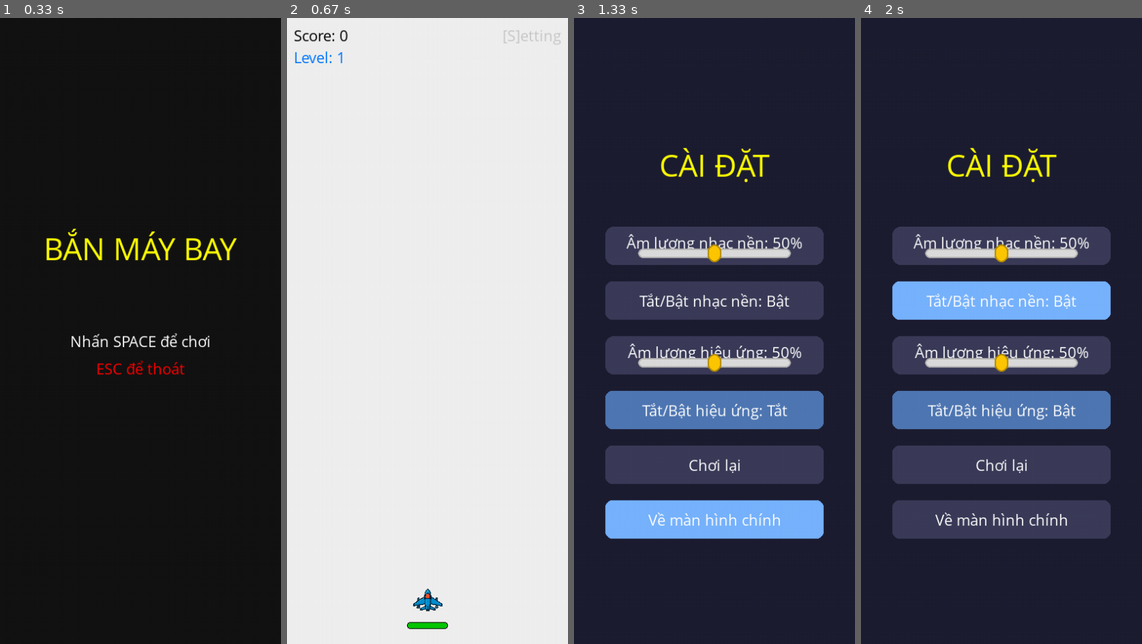
Above: before the commit, frames 1-4 (left to right).
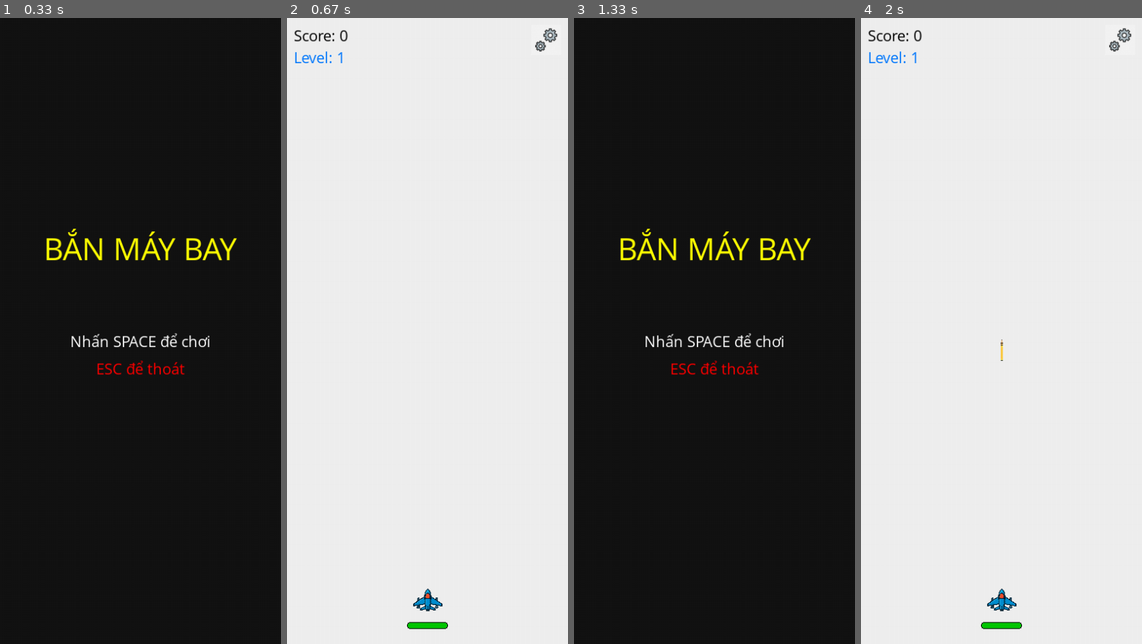
Above: after the commit, the same moments.

Repository: Shooting-plane/project-python
Game: pygame game, started from game project/main.py
Two runs of this game, one before a commit and one after it. Both use one fixed random seed, a clock stepped at 60 frames per second and the inputs below.
Inputs (mouse positions are in pixels of both pictures, inside the frame that each line leads up to):
- Up to frame 1 (0.33 s): no input
- Up to frame 2 (0.67 s): tap Space at 0.33 s
- Up to frame 3 (1.33 s): tap S at 0.67 s; press the mouse at (714, 412) at 1.03 s; move the mouse to (720, 474) at 1.13 s; release the mouse at (725, 537) at 1.27 s
- Up to frame 4 (2 s): move the mouse to (911, 212) at 1.37 s; tap Space at 1.4, 1.7 s; press the mouse at (1001, 412) at 1.87 s; move the mouse to (1007, 299) at 1.97 s

Frame 1 is identical in both runs. In frame 2, 0.2% of the frame differs, in the area x 77-98%, y 1-6%; in frame 3, 100%, in the area x 0-100%, y 0-100%; in frame 4, 98%.

Commit message:
thêm bánh răng và menu setting

Diff:
--- a/game project/main.py
+++ b/game project/main.py
@@ -87,6 +87,11 @@
 sfx_volume = 0.5
 music_muted = False
 sfx_muted = False
+
+# Thêm biến toàn cục cho vùng bánh răng
+GEAR_RECT = pygame.Rect(WIDTH-54, 10, 44, 44)
+GEAR_IMG = pygame.image.load("assets/gear.png").convert_alpha()
+GEAR_IMG = pygame.transform.smoothscale(GEAR_IMG, (44, 44))
 
 def load_level(level_num):
     try:
@@ -127,24 +132,37 @@
     screen.blit(esc, (WIDTH // 2 - esc.get_width() // 2, HEIGHT // 2 + 40))
 
 def draw_slider(surface, x, y, w, h, value, label, selected, mouse_on):
+    # Màu nền box
     color_bg = (60, 60, 90) if not selected else (80, 120, 180)
     color_bg = (120, 180, 255) if mouse_on else color_bg
-    pygame.draw.rect(surface, color_bg, (x, y, w, h), border_radius=12)
+    pygame.draw.rect(surface, color_bg, (x, y, w, h), border_radius=16)
     slider_w = int(w * 0.7)
     slider_x = x + (w - slider_w)//2
-    slider_y = y + 32  # Đặt slider thấp hơn một chút
-    # Vẽ label căn giữa theo slider
-    text = font.render(f"{label}: {int(value*100)}%", True, (255,255,255))
+    slider_y = y + 32
+    slider_h = 14
+    # Vẽ label căn giữa
+    text = font.render(f"{label}", True, (255,255,255))
     text_x = slider_x + slider_w//2 - text.get_width()//2
     text_y = y + 8
     surface.blit(text, (text_x, text_y))
-    # Vẽ thanh trượt phía dưới label
-    pygame.draw.rect(surface, (220,220,220), (slider_x, slider_y, slider_w, 14), border_radius=7)
-    pygame.draw.rect(surface, (180,180,180), (slider_x, slider_y, slider_w, 14), 2, border_radius=7)
-    # Vẽ nút trượt
-    knob_x = slider_x + int(value * (slider_w-20))
-    pygame.draw.rect(surface, (255, 200, 0), (knob_x, slider_y-6, 20, 26), border_radius=10)
-    pygame.draw.rect(surface, (180, 140, 0), (knob_x, slider_y-6, 20, 26), 2, border_radius=10)
+    # Vẽ icon loa nhỏ đầu thanh
+    icon_center = (slider_x-24, slider_y+slider_h//2)
+    pygame.draw.circle(surface, (200,200,200), icon_center, 10)
+    pygame.draw.polygon(surface, (80,80,80), [ (slider_x-30,slider_y+slider_h//2-6), (slider_x-18,slider_y+slider_h//2), (slider_x-30,slider_y+slider_h//2+6) ])
+    # Vẽ gradient cho thanh slider
+    for i in range(slider_w):
+        c = 180 + int(40*i/slider_w)
+        pygame.draw.line(surface, (c,c,c), (slider_x+i, slider_y), (slider_x+i, slider_y+slider_h), 1)
+    pygame.draw.rect(surface, (180,180,180), (slider_x, slider_y, slider_w, slider_h), 2, border_radius=7)
+    # Nút kéo hình tròn
+    knob_radius = 18 if (selected or mouse_on) else 14
+    knob_x = slider_x + int(value * (slider_w-2*knob_radius)) + knob_radius
+    knob_y = slider_y + slider_h//2
+    pygame.draw.circle(surface, (255, 200, 0), (knob_x, knob_y), knob_radius)
+    pygame.draw.circle(surface, (180, 140, 0), (knob_x, knob_y), knob_radius, 3)
+    # Hiển thị giá trị phần trăm trên nút kéo
+    percent_text = font.render(f"{int(value*100)}%", True, (60,60,60))
+    surface.blit(percent_text, (knob_x-percent_text.get_width()//2, knob_y-percent_text.get_height()//2))
 
 def draw_button(surface, x, y, w, h, label, selected, mouse_on):
     color_bg = (60, 60, 90) if not selected else (80, 120, 180)
@@ -161,29 +179,26 @@
     box_w, box_h = 320, 56
     start_y = HEIGHT//3
     gap = 24
-    items = []
+    slider_items = []
+    button_items = []
     # Slider nhạc nền
-    items.append({'type':'slider', 'label':'Âm lượng nhạc nền', 'value':music_volume, 'rect':pygame.Rect(WIDTH//2-box_w//2, start_y, box_w, box_h)})
-    # Nút tắt/bật nhạc nền
-    items.append({'type':'button', 'label':f"Tắt/Bật nhạc nền: {'Tắt' if music_muted else 'Bật'}", 'rect':pygame.Rect(WIDTH//2-box_w//2, start_y+box_h+gap, box_w, box_h)})
+    slider_items.append({'type':'slider', 'label':'Âm lượng nhạc nền', 'value':music_volume, 'rect':pygame.Rect(WIDTH//2-box_w//2, start_y, box_w, box_h)})
     # Slider hiệu ứng
-    items.append({'type':'slider', 'label':'Âm lượng hiệu ứng', 'value':sfx_volume, 'rect':pygame.Rect(WIDTH//2-box_w//2, start_y+2*(box_h+gap), box_w, box_h)})
-    # Nút tắt/bật hiệu ứng
-    items.append({'type':'button', 'label':f"Tắt/Bật hiệu ứng: {'Tắt' if sfx_muted else 'Bật'}", 'rect':pygame.Rect(WIDTH//2-box_w//2, start_y+3*(box_h+gap), box_w, box_h)})
-    # Nút chơi lại
-    items.append({'type':'button', 'label':'Chơi lại', 'rect':pygame.Rect(WIDTH//2-box_w//2, start_y+4*(box_h+gap), box_w, box_h)})
-    # Nút về menu
-    items.append({'type':'button', 'label':'Về màn hình chính', 'rect':pygame.Rect(WIDTH//2-box_w//2, start_y+5*(box_h+gap), box_w, box_h)})
-    # Vẽ các item
-    for i, item in enumerate(items):
+    slider_items.append({'type':'slider', 'label':'Âm lượng hiệu ứng', 'value':sfx_volume, 'rect':pygame.Rect(WIDTH//2-box_w//2, start_y+box_h+gap, box_w, box_h)})
+    # Button chơi lại
+    button_items.append({'type':'button', 'label':'Chơi lại', 'rect':pygame.Rect(WIDTH//2-box_w//2, start_y+2*(box_h+gap), box_w, box_h)})
+    # Button về menu
+    button_items.append({'type':'button', 'label':'Về màn hình chính', 'rect':pygame.Rect(WIDTH//2-box_w//2, start_y+3*(box_h+gap), box_w, box_h)})
+    # Vẽ slider
+    for i, item in enumerate(slider_items):
         mouse_on = mouse_pos and item['rect'].collidepoint(mouse_pos)
-        if item['type'] == 'slider':
-            x, y, w, h = item['rect']
-            draw_slider(screen, x, y, w, h, item['value'], item['label'], selected_idx==i, mouse_on)
-        else:
-            x, y, w, h = item['rect']
-            draw_button(screen, x, y, w, h, item['label'], selected_idx==i, mouse_on)
-    return items
+        draw_slider(screen, item['rect'].x, item['rect'].y, item['rect'].w, item['rect'].h, item['value'], item['label'], selected_idx==i, mouse_on)
+    # Vẽ button
+    for j, item in enumerate(button_items):
+        mouse_on = mouse_pos and item['rect'].collidepoint(mouse_pos)
+        draw_button(screen, item['rect'].x, item['rect'].y, item['rect'].w, item['rect'].h, item['label'], selected_idx==j+len(slider_items), mouse_on)
+    # Trả về danh sách item đã hợp nhất để xử lý sự kiện
+    return slider_items + button_items
 
 # Vòng lặp chính
 running = True
@@ -206,12 +221,12 @@
         screen.fill(level_data.background_color)
 
     mouse_pos = pygame.mouse.get_pos() if game_state == STATE_SETTING else None
-    if game_state == STATE_MENU:
+    if game_state == STATE_SETTING:
+        setting_items = show_setting(selected_setting_idx, mouse_pos)
+    elif game_state == STATE_MENU:
         show_menu()
     elif game_state == STATE_GAMEOVER:
         show_gameover()
-    elif game_state == STATE_SETTING:
-        setting_items = show_setting(selected_setting_idx, mouse_pos)
     elif game_state == STATE_PLAYING:
         flash_health = health_flash_timer > 0
         # Hiệu ứng rung màn hình
@@ -272,9 +287,15 @@
             if player_health <= 0:
                 game_state = STATE_GAMEOVER
 
-        # Vẽ nút bánh răng (setting) góc trên phải
-        gear = font.render("[S]etting", True, (200,200,200))
-        screen.blit(gear, (WIDTH-gear.get_width()-10, 10))
+        # Vẽ icon bánh răng góc trên phải bằng ảnh
+        mouse_on_gear = GEAR_RECT.collidepoint(pygame.mouse.get_pos())
+        gear_img = GEAR_IMG.copy()
+        if mouse_on_gear:
+            # Làm sáng ảnh khi hover
+            arr = pygame.surfarray.pixels_alpha(gear_img)
+            arr[:] = arr * 0.7 + 255 * 0.3
+            del arr
+        screen.blit(gear_img, GEAR_RECT.topleft)
 
     # Update health flash timer
     if health_flash_timer > 0:
@@ -304,6 +325,8 @@
         if game_state == STATE_PLAYING:
             if event.type == pygame.KEYDOWN:
                 if event.key == pygame.K_s:
+                    selected_setting_idx = 0
+                    slider_drag = None
                     game_state = STATE_SETTING
             keys = pygame.key.get_pressed()
             current_time = pygame.time.get_ticks()
@@ -311,6 +334,12 @@
                 bullets.add(player.shoot())
                 shoot_sound.play()
                 last_shot_time = current_time
+            # Thêm xử lý bấm chuột vào bánh răng
+            elif event.type == pygame.MOUSEBUTTONDOWN and event.button == 1:
+                if GEAR_RECT.collidepoint(event.pos):
+                    selected_setting_idx = 0
+                    slider_drag = None
+                    game_state = STATE_SETTING
 
         if game_state == STATE_SETTING:
             if event.type == pygame.KEYDOWN:
@@ -318,36 +347,25 @@
                     slider_drag = None
                     game_state = STATE_PLAYING
                 elif event.key == pygame.K_UP:
-                    selected_setting_idx = (selected_setting_idx - 1) % 6
+                    selected_setting_idx = (selected_setting_idx - 1) % 4
                 elif event.key == pygame.K_DOWN:
-                    selected_setting_idx = (selected_setting_idx + 1) % 6
+                    selected_setting_idx = (selected_setting_idx + 1) % 4
                 elif selected_setting_idx == 0 and (event.key == pygame.K_LEFT or event.key == pygame.K_RIGHT):
                     # Chỉnh âm lượng nhạc nền
                     delta = 0.05 if event.key == pygame.K_RIGHT else -0.05
                     music_volume = min(max(music_volume + delta, 0), 1)
-                    if not music_muted:
-                        pygame.mixer.music.set_volume(music_volume)
-                elif selected_setting_idx == 1 and event.key == pygame.K_RETURN:
-                    # Tắt/bật nhạc nền
-                    music_muted = not music_muted
-                    pygame.mixer.music.set_volume(0 if music_muted else music_volume)
-                elif selected_setting_idx == 2 and (event.key == pygame.K_LEFT or event.key == pygame.K_RIGHT):
+                    pygame.mixer.music.set_volume(music_volume)
+                elif selected_setting_idx == 1 and (event.key == pygame.K_LEFT or event.key == pygame.K_RIGHT):
                     # Chỉnh âm lượng hiệu ứng
                     delta = 0.05 if event.key == pygame.K_RIGHT else -0.05
                     sfx_volume = min(max(sfx_volume + delta, 0), 1)
-                    if not sfx_muted:
-                        explode_sound.set_volume(sfx_volume)
-                        shoot_sound.set_volume(sfx_volume)
-                elif selected_setting_idx == 3 and event.key == pygame.K_RETURN:
-                    # Tắt/bật hiệu ứng
-                    sfx_muted = not sfx_muted
-                    explode_sound.set_volume(0 if sfx_muted else sfx_volume)
-                    shoot_sound.set_volume(0 if sfx_muted else sfx_volume)
-                elif selected_setting_idx == 4 and event.key == pygame.K_RETURN:
+                    explode_sound.set_volume(sfx_volume)
+                    shoot_sound.set_volume(sfx_volume)
+                elif selected_setting_idx == 2 and event.key == pygame.K_RETURN:
                     # Chơi lại
                     reset_game()
                     game_state = STATE_PLAYING
-                elif selected_setting_idx == 5 and event.key == pygame.K_RETURN:
+                elif selected_setting_idx == 3 and event.key == pygame.K_RETURN:
                     # Về màn hình chính
                     reset_game()
                     game_state = STATE_MENU
@@ -357,19 +375,10 @@
                         selected_setting_idx = i
                         if item['type'] == 'slider':
                             slider_drag = (i, event.pos[0] - item['rect'].x)
-                        elif i == 1:
-                            # Tắt/bật nhạc nền
-                            music_muted = not music_muted
-                            pygame.mixer.music.set_volume(0 if music_muted else music_volume)
-                        elif i == 3:
-                            # Tắt/bật hiệu ứng
-                            sfx_muted = not sfx_muted
-                            explode_sound.set_volume(0 if sfx_muted else sfx_volume)
-                            shoot_sound.set_volume(0 if sfx_muted else sfx_volume)
-                        elif i == 4:
+                        elif i == 2:
                             reset_game()
                             game_state = STATE_PLAYING
-                        elif i == 5:
+                        elif i == 3:
                             reset_game()
                             game_state = STATE_MENU
             elif event.type == pygame.MOUSEBUTTONUP and event.button == 1:
@@ -384,13 +393,11 @@
                 value = rel_slider / (slider_w-20)
                 if idx == 0:
                     music_volume = value
-                    if not music_muted:
-                        pygame.mixer.music.set_volume(music_volume)
-                elif idx == 2:
+                    pygame.mixer.music.set_volume(music_volume)
+                elif idx == 1:
                     sfx_volume = value
-                    if not sfx_muted:
-                        explode_sound.set_volume(sfx_volume)
-                        shoot_sound.set_volume(sfx_volume)
+                    explode_sound.set_volume(sfx_volume)
+                    shoot_sound.set_volume(sfx_volume)
 
     pygame.display.update()
     clock.tick(FPS)
--- /dev/null
+++ b/main.py
@@ -0,0 +1,18 @@
+import pygame
+
+# Thêm ở đầu file (sau các biến toàn cục)
+GEAR_IMG = pygame.image.load("assets/gear.png").convert_alpha()
+GEAR_IMG = pygame.transform.smoothscale(GEAR_IMG, (44, 44))
+
+# ...
+    elif game_state == STATE_PLAYING:
+        # ...
+        # Vẽ icon bánh răng góc trên phải bằng ảnh
+        mouse_on_gear = GEAR_RECT.collidepoint(pygame.mouse.get_pos())
+        gear_img = GEAR_IMG.copy()
+        if mouse_on_gear:
+            # Làm sáng ảnh khi hover
+            arr = pygame.surfarray.pixels_alpha(gear_img)
+            arr[:] = arr * 0.7 + 255 * 0.3
+            del arr
+        screen.blit(gear_img, GEAR_RECT.topleft)
Binary file added: game project/assets/gear.png
